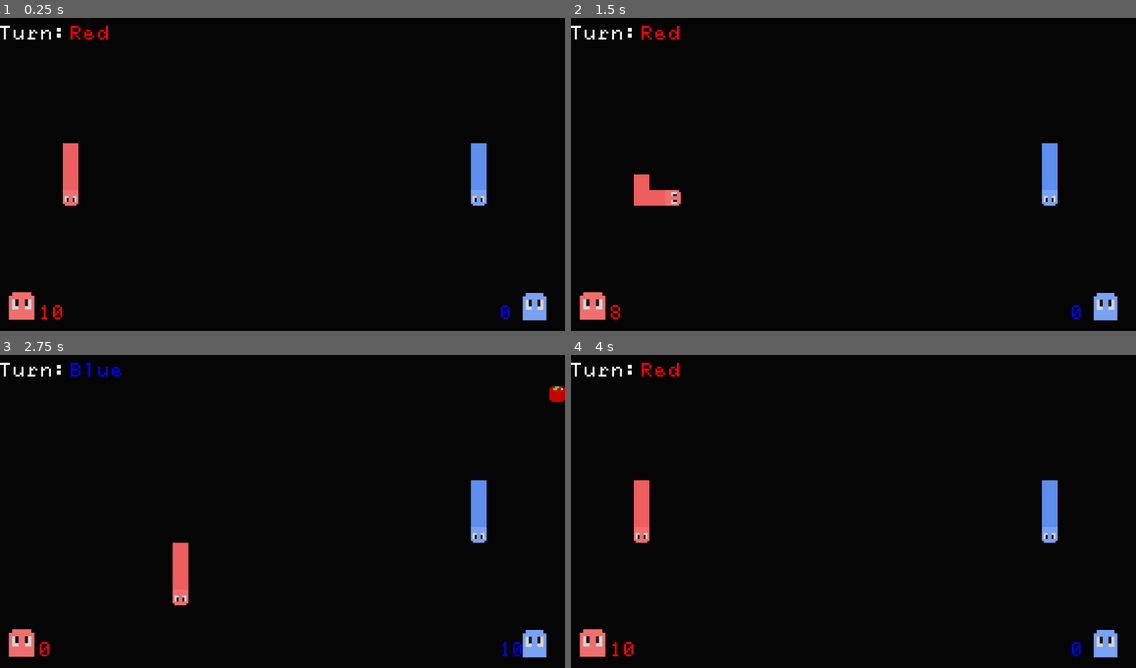
Above: before the commit, frames 1-4 (two rows, left to right).
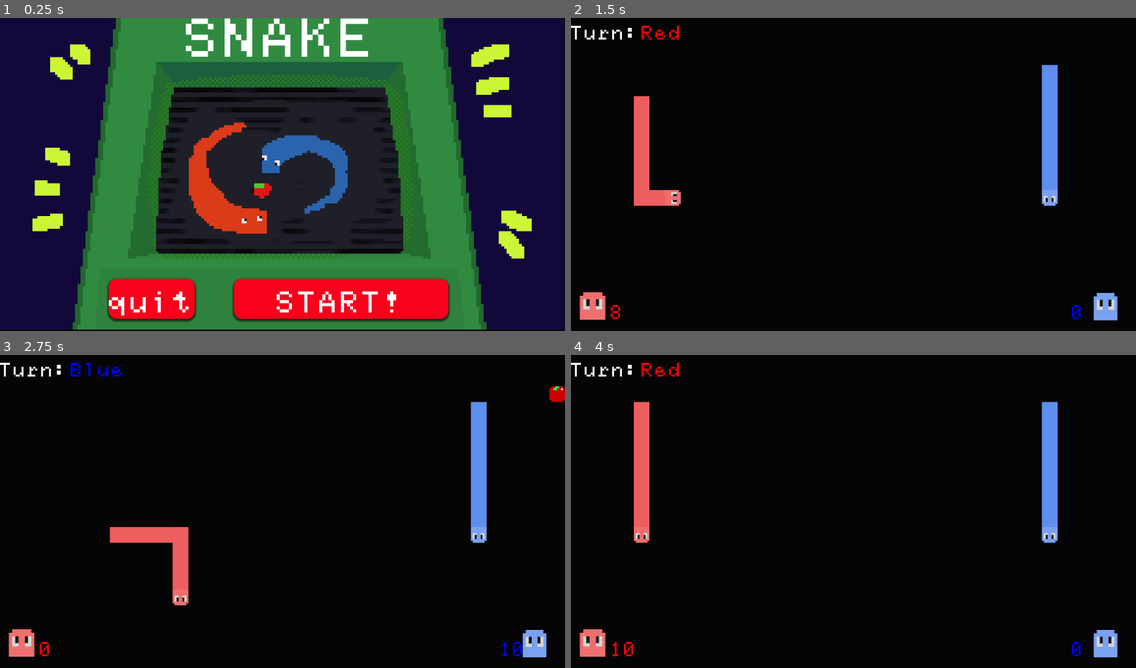
Above: after the commit, the same moments.

Repository: arrowira/MiniJam196Snake
Game: Godot game, scene res://scenes/Main_Menu.tscn
Same seed, same stepped clock (60 frames per second), same inputs: the game is played once before the commit and once after it. Before the commit the project starts from res://scenes/main.tscn.
Inputs (mouse positions are in pixels of both pictures, inside the frame that each line leads up to):
- Up to frame 1 (0.25 s): no input
- Up to frame 2 (1.5 s): click (910, 299) at 0.5 s, where only the run after the commit has a clickable "START!"; tap Enter at 1.25 s; hold Right (p1right) from 1.28 s (still down); tap S (p2down) at 1.35 s
- Up to frame 3 (2.75 s): release Right (p1right) at 2.03 s; hold Down (p1down) from 2.03 s (still down); tap A (p2left) at 2.1 s
- Up to frame 4 (4 s): tap Space at 2.75 s; release Down (p1down) at 2.78 s; hold Right (p1right) 2.78-3.5 s; tap D (p2right) at 2.85 s; click (847, 567) at 3.5 s

The runs differ from the first frame. In frame 1, 95% of the frame differs, in the area x 0-100%, y 0-100%; in frame 2, 1.4%; in frame 3, 1.5%; in frame 4, 1.4%.

Commit message:
main menu as main scene and apple glitch fixed

Diff:
--- a/minijam-196-proj/project.godot
+++ b/minijam-196-proj/project.godot
@@ -11,7 +11,7 @@
 [application]
 
 config/name="minijam196proj"
-run/main_scene="uid://3jlldpsx5vpm"
+run/main_scene="uid://cxgmosw2davrv"
 config/features=PackedStringArray("4.5", "Forward Plus")
 config/icon="res://misc/icon.svg"
 
--- a/minijam-196-proj/scenes/Apple.tscn
+++ b/minijam-196-proj/scenes/Apple.tscn
@@ -1,11 +1,13 @@
-[gd_scene load_steps=3 format=3 uid="uid://cqfv35w0txg3y"]
+[gd_scene load_steps=4 format=3 uid="uid://cqfv35w0txg3y"]
 
+[ext_resource type="Script" uid="uid://blx55xvufndrn" path="res://scripts/pickupDeletion.gd" id="1_mirkr"]
 [ext_resource type="Texture2D" uid="uid://iqhv0tg164wl" path="res://sprites/consumable_sprites.png" id="1_nm403"]
 
 [sub_resource type="RectangleShape2D" id="RectangleShape2D_mirkr"]
 size = Vector2(112, 104)
 
 [node name="Apple" type="Node2D"]
+script = ExtResource("1_mirkr")
 
 [node name="Sprite2D" type="Sprite2D" parent="."]
 position = Vector2(16, -16)
@@ -19,3 +21,5 @@
 
 [node name="CollisionShape2D" type="CollisionShape2D" parent="AppleCollider"]
 shape = SubResource("RectangleShape2D_mirkr")
+
+[connection signal="area_entered" from="AppleCollider" to="." method="_on_time_collider_area_entered"]
--- a/minijam-196-proj/scenes/Main_Menu.tscn
+++ b/minijam-196-proj/scenes/Main_Menu.tscn
@@ -1,6 +1,6 @@
 [gd_scene load_steps=9 format=3 uid="uid://cxgmosw2davrv"]
 
-[ext_resource type="Script" uid="uid://dob3a6ma780p5" path="res://scenes/main_menu.gd" id="1_y2rfe"]
+[ext_resource type="Script" uid="uid://dob3a6ma780p5" path="res://scripts/main_menu.gd" id="1_y2rfe"]
 [ext_resource type="Texture2D" uid="uid://b2ohhyowgdkob" path="res://misc/snake menu.png" id="2_0bfng"]
 [ext_resource type="FontFile" uid="uid://d3vemidl8kefx" path="res://Fonts/fs-ti-92-eno-c.ttf" id="3_0bfng"]
 
--- a/minijam-196-proj/scenes/main.tscn
+++ b/minijam-196-proj/scenes/main.tscn
@@ -1,14 +1,14 @@
 [gd_scene load_steps=12 format=3 uid="uid://3jlldpsx5vpm"]
 
 [ext_resource type="PackedScene" uid="uid://dsomo3xmi6joa" path="res://scenes/snakeA.tscn" id="1_o5qli"]
-[ext_resource type="Script" uid="uid://cyhlxeltdgqch" path="res://scenes/main.gd" id="1_tefeu"]
+[ext_resource type="Script" uid="uid://cyhlxeltdgqch" path="res://scripts/main.gd" id="1_tefeu"]
 [ext_resource type="PackedScene" uid="uid://btptv76as7oeo" path="res://scenes/snakeB.tscn" id="2_0wfyh"]
 [ext_resource type="PackedScene" uid="uid://bfhbaw05in4qg" path="res://scenes/AppleSpawner.tscn" id="3_sugp2"]
 [ext_resource type="AudioStream" uid="uid://dmhgrfd2s2y8w" path="res://misc/snakeGameMusic.mp3" id="4_jyhfs"]
 [ext_resource type="FontFile" uid="uid://d3vemidl8kefx" path="res://Fonts/fs-ti-92-eno-c.ttf" id="5_tbgi4"]
 [ext_resource type="Texture2D" uid="uid://b76ffwimyi3sm" path="res://sprites/snakeHead-2.png.png" id="6_tipki"]
 [ext_resource type="Texture2D" uid="uid://sjvkab515afb" path="res://sprites/snakeHead-1.png.png" id="8_85g3d"]
-[ext_resource type="PackedScene" path="res://scenes/time_spawner.tscn" id="9_85g3d"]
+[ext_resource type="PackedScene" uid="uid://b6ybdm80pbatp" path="res://scenes/time_spawner.tscn" id="9_85g3d"]
 [ext_resource type="AudioStream" uid="uid://bs3eh0insxy55" path="res://misc/pickupCoin.wav" id="10_choun"]
 [ext_resource type="AudioStream" uid="uid://baoatoaa4mbrh" path="res://misc/random.wav" id="11_ya4ey"]
 
--- a/minijam-196-proj/scenes/time_pu.tscn
+++ b/minijam-196-proj/scenes/time_pu.tscn
@@ -1,11 +1,13 @@
-[gd_scene load_steps=3 format=3 uid="uid://dovbw3twqhsk1"]
+[gd_scene load_steps=4 format=3 uid="uid://dovbw3twqhsk1"]
 
 [ext_resource type="Texture2D" uid="uid://iqhv0tg164wl" path="res://sprites/consumable_sprites.png" id="1_8vrs0"]
+[ext_resource type="Script" uid="uid://blx55xvufndrn" path="res://scripts/pickupDeletion.gd" id="1_vu4yj"]
 
 [sub_resource type="RectangleShape2D" id="RectangleShape2D_vu4yj"]
 size = Vector2(28, 29)
 
 [node name="timePU" type="Node2D"]
+script = ExtResource("1_vu4yj")
 
 [node name="ConsumableSprites" type="Sprite2D" parent="."]
 position = Vector2(16, 16)
@@ -19,3 +21,5 @@
 [node name="CollisionShape2D" type="CollisionShape2D" parent="timeCollider"]
 position = Vector2(16, 16.5)
 shape = SubResource("RectangleShape2D_vu4yj")
+
+[connection signal="area_entered" from="timeCollider" to="." method="_on_time_collider_area_entered"]
--- a/minijam-196-proj/scenes/tutorialGame.tscn
+++ b/minijam-196-proj/scenes/tutorialGame.tscn
@@ -1,6 +1,6 @@
 [gd_scene load_steps=13 format=3 uid="uid://dsskau34qr8d1"]
 
-[ext_resource type="Script" uid="uid://cyhlxeltdgqch" path="res://scenes/main.gd" id="1_xlbq2"]
+[ext_resource type="Script" uid="uid://cyhlxeltdgqch" path="res://scripts/main.gd" id="1_xlbq2"]
 [ext_resource type="PackedScene" uid="uid://dsomo3xmi6joa" path="res://scenes/snakeA.tscn" id="2_4vxjc"]
 [ext_resource type="PackedScene" uid="uid://btptv76as7oeo" path="res://scenes/snakeB.tscn" id="3_ymewv"]
 [ext_resource type="PackedScene" uid="uid://bfhbaw05in4qg" path="res://scenes/AppleSpawner.tscn" id="4_mcu7n"]
--- /dev/null
+++ b/minijam-196-proj/scripts/pickupDeletion.gd
@@ -0,0 +1,7 @@
+extends Node2D
+
+
+
+func _on_time_collider_area_entered(area: Area2D) -> void:
+	if area.name == "SnakeBody":
+		queue_free()
--- a/minijam-196-proj/scripts/snakeManager.gd
+++ b/minijam-196-proj/scripts/snakeManager.gd
@@ -1,5 +1,5 @@
 extends Node2D
-var segments = 3
+var segments = 8
 var snakeSegments = []
 @export var player1segment := preload("res://scenes/player_1_segment.tscn")
 func _ready() -> void:
Renamed: minijam-196-proj/scenes/main.gd -> minijam-196-proj/scripts/main.gd
Renamed: minijam-196-proj/scenes/main.gd.uid -> minijam-196-proj/scripts/main.gd.uid
Renamed: minijam-196-proj/scenes/main_menu.gd -> minijam-196-proj/scripts/main_menu.gd
Renamed: minijam-196-proj/scenes/main_menu.gd.uid -> minijam-196-proj/scripts/main_menu.gd.uid
Not shown, added: minijam-196-proj/scripts/pickupDeletion.gd.uid
